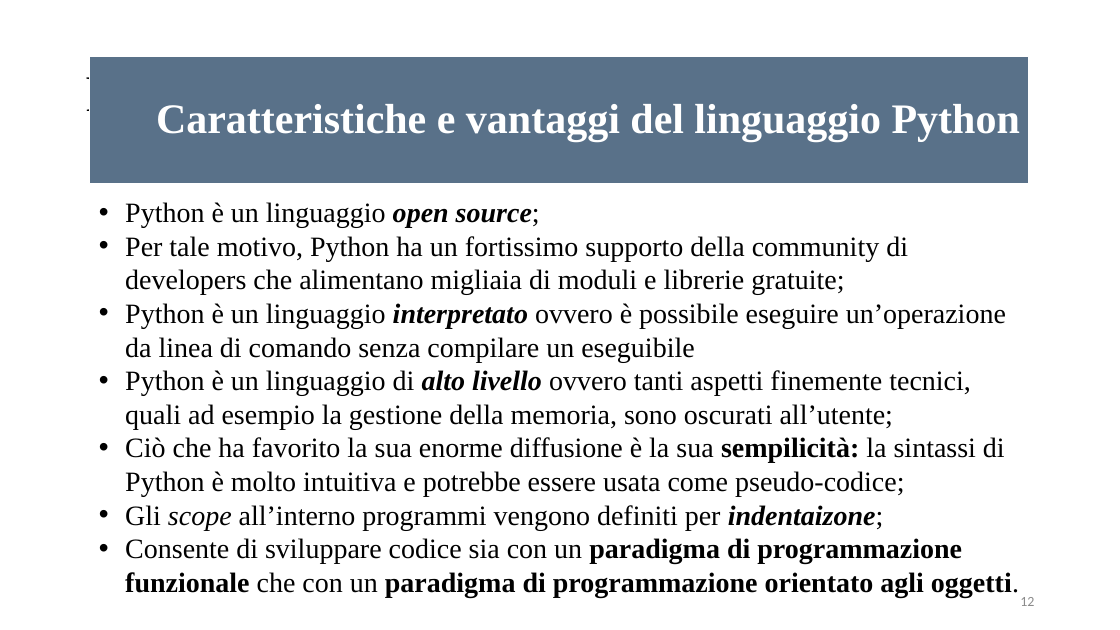
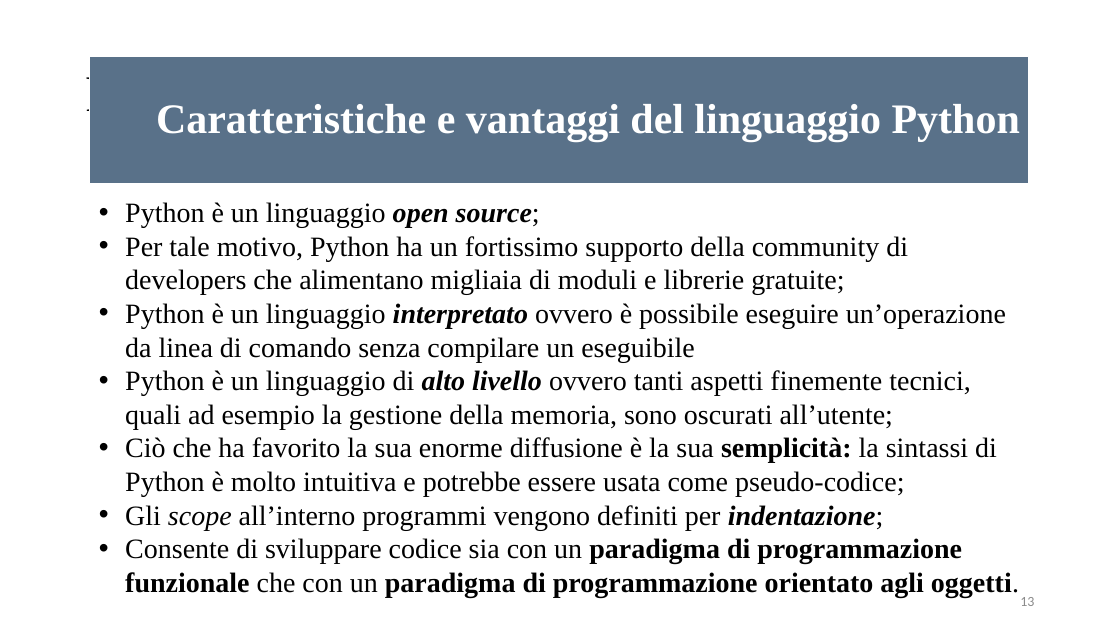
Before and after one commit to Vincenzocr/Slides-Ingegneria-Finanziaria-Unict, a slide deck: slide 13 of Configurazione Anaconda e PyCharm - Introduzione Git.pptx (slide 12 before the commit). Drawn at 1120x630 pixels with LibreOffice and Linux fonts; fonts in the diff are those of the drawing. Boxes give left, top, right and bottom in pixels: in the first picture for what was removed or moved away, otherwise in the second. Text is boxed around its words. In the diff, an @@ line names an element or a change of style, - is before the commit and + after.

```diff
--- a/Configurazione Anaconda e PyCharm - Introduzione Git.pptx
+++ b/Configurazione Anaconda e PyCharm - Introduzione Git.pptx
@@ text at [125, 437, 997, 530]: text changed @@
-• Ciò che ha favorito la sua enorme diffusione è la sua sempilicità: la sintassi di Python è molto intuitiva e potrebbe essere usata come pseudo-codice;
-• Gli scope all’interno programmi vengono definiti per indentaizone;
+• Ciò che ha favorito la sua enorme diffusione è la sua semplicità: la sintassi di Python è molto intuitiva e potrebbe essere usata come pseudo-codice;
+• Gli scope all’interno programmi vengono definiti per indentazione;
```
Also in this commit, not shown: 5 other slides changed, 3 slides added, 3 other files.
